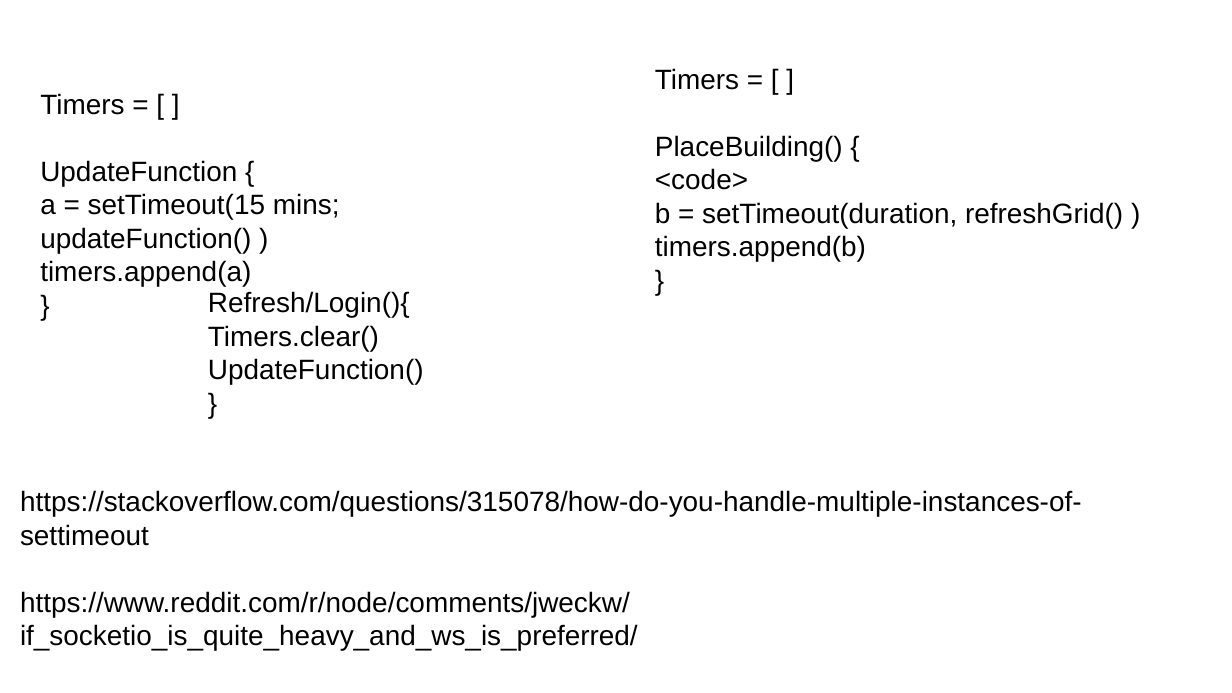
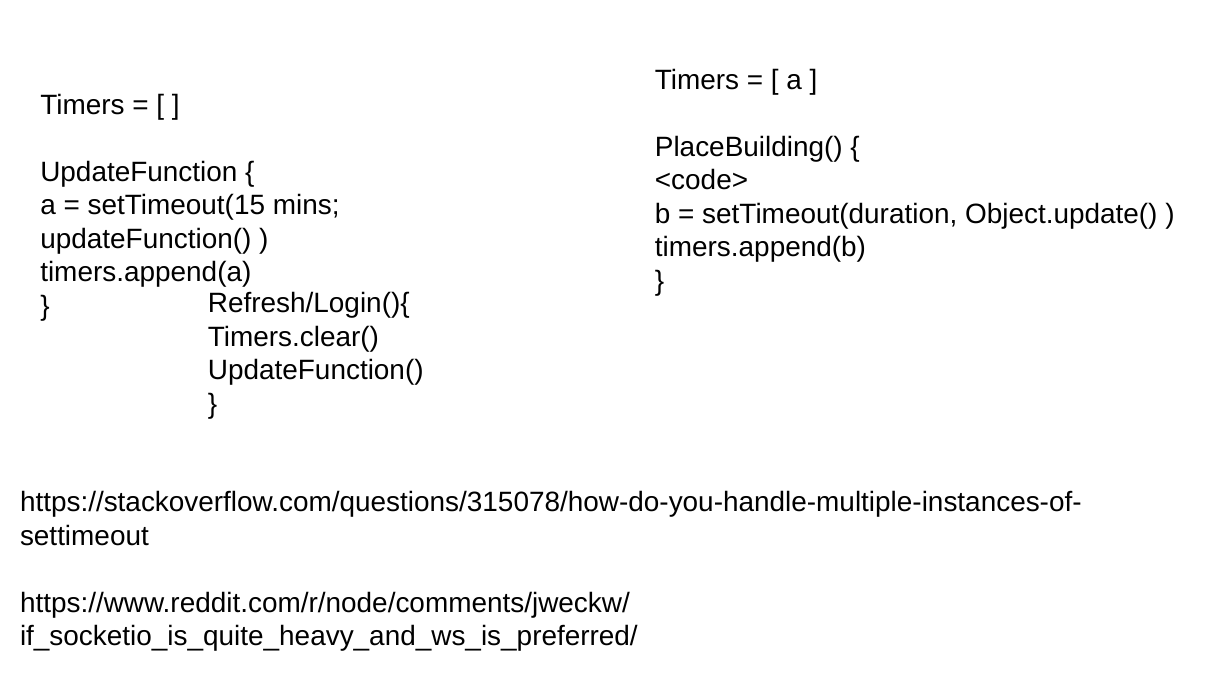
Before and after one commit to JeCheeseSmith/Clash-of-ppdb-s, a slide deck: slide 3 of documentation/timeManagement.odp. Drawn at 1232x693 pixels with LibreOffice and Linux fonts; fonts in the diff are those of the drawing. Boxes give left, top, right and bottom in pixels: in the first picture for what was removed or moved away, otherwise in the second. Text is boxed around its words. In the diff, an @@ line names an element or a change of style, - is before the commit and + after.

```diff
--- a/documentation/timeManagement.odp
+++ b/documentation/timeManagement.odp
@@ text at (655,68,802,90): text changed @@
-Timers = [ ]
+Timers = [ a ]
@@ text at (655,202,1157,262): text changed @@
-b = setTimeout(duration, refreshGrid() )
-timers.append(b)
+b = setTimeout(duration, Object.update() )
+timers.append(b)
```
Also in this commit, not shown: 8 other files.
